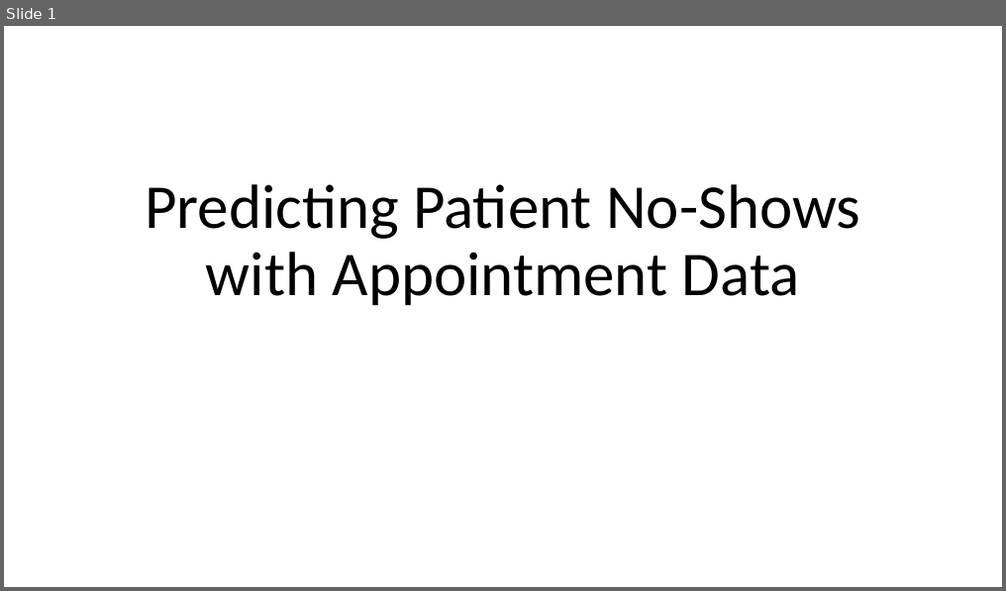
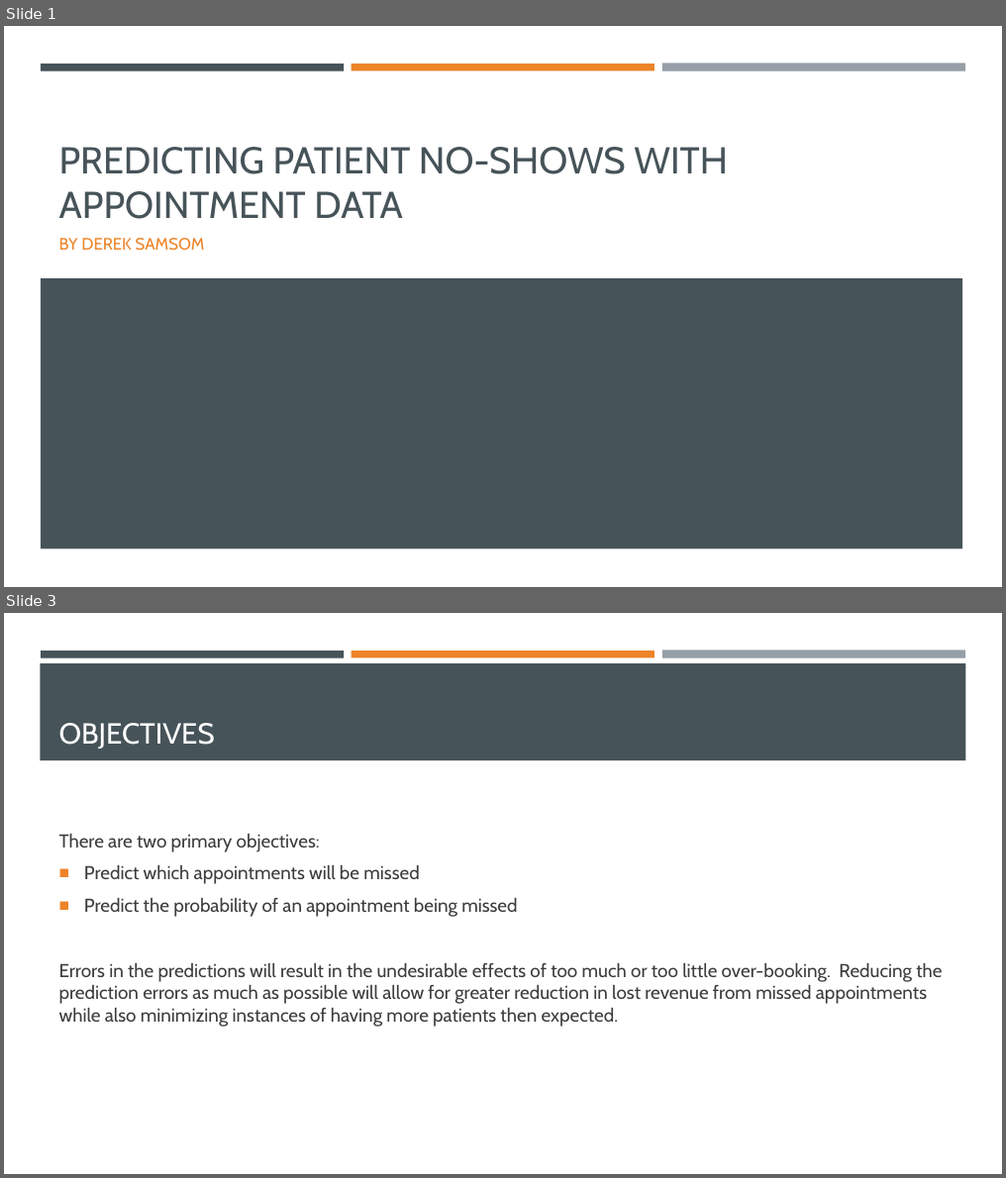
Before and after one commit to DerekSamsom/Capstone, a slide deck: Appointments_Presentation.pptx. Shown one above the other, each under a label of ours: slide 1 before the commit, slides 1 and 3 after it; the slides between them are not shown. The pictures are 1006x591 and 1006x1178 pixels, drawn with LibreOffice and Linux fonts; fonts in the diff are those of the drawing. Boxes give left, top, right and bottom in pixels: in the first picture for what was removed or moved away, otherwise in the second. Text is boxed around its words. In the diff, an @@ line names an element or a change of style, - is before the commit and + after.

Commit message:
Adding Final Draft of Appointment Capstone report and slide deck

```diff
--- a/Appointments_Presentation.pptx
+++ b/Appointments_Presentation.pptx
@@ slide 3 added at bbox=[4, 613, 1002, 1174], background #FFFFFF; not listed: 3 template elements that a slide beside it also shows @@
@@ rectangle added at bbox=[40, 663, 966, 761], fill #465359 @@
@@ title added at bbox=[59, 723, 215, 749], 28 pt, text #FFFFFF @@
+OBJECTIVES
@@ text added at bbox=[59, 834, 942, 1027], 18 pt, text #3D3D3D @@
+There are two primary objectives:
+■ Predict which appointments will be missed
+■ Predict the probability of an appointment being missed
+Errors in the predictions will result in the undesirable effects of too much or too little over-booking. Reducing the prediction errors as much as possible will allow for greater reduction in lost revenue from missed appointments while also minimizing instances of having more patients then expected.
@@ slide 1 changed as well @@
@@ rectangle added at bbox=[41, 64, 344, 71], fill #465359 @@
@@ rectangle added at bbox=[351, 64, 654, 71], fill #ED8428 @@
@@ rectangle added at bbox=[662, 64, 965, 72], fill #969FA7 @@
@@ title at bbox=[59, 147, 728, 219]: text changed; size 60 to 36 pt; font Calibri to Cabin; text colour #000000 to #465359 @@
-Predicting Patient No-Shows with Appointment Data
+PREDICTING PATIENT NO-SHOWS WITH APPOINTMENT DATA
@@ subtitle added at bbox=[59, 238, 205, 251], 16 pt, text #ED8428 @@
+BY DEREK SAMSOM
@@ rectangle added at bbox=[41, 278, 963, 549], fill #465359 @@
```
Also in this commit, not shown: 4 other slides changed, 5 other slides added, 6 slides removed, 2 other files.
